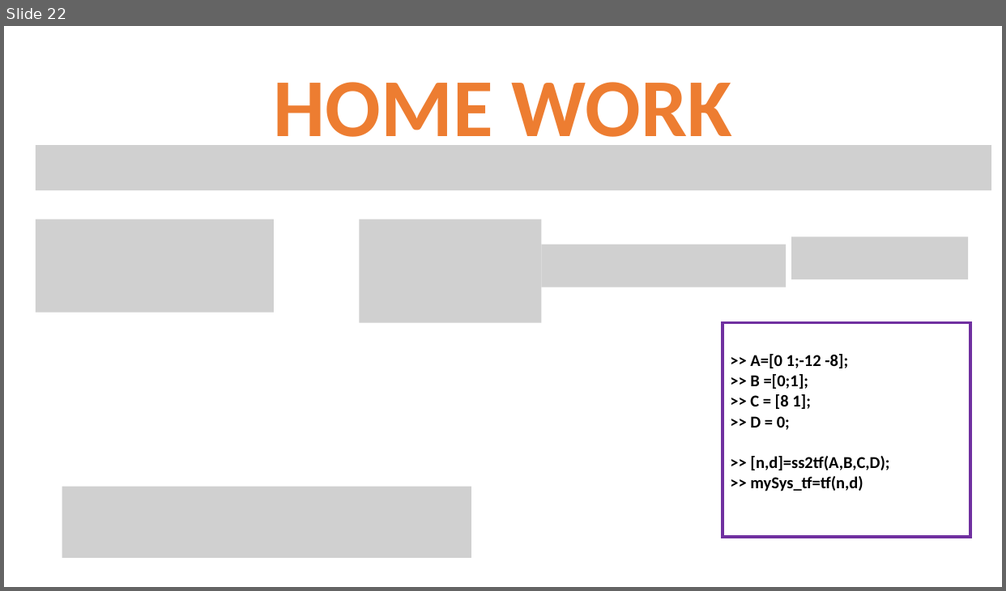
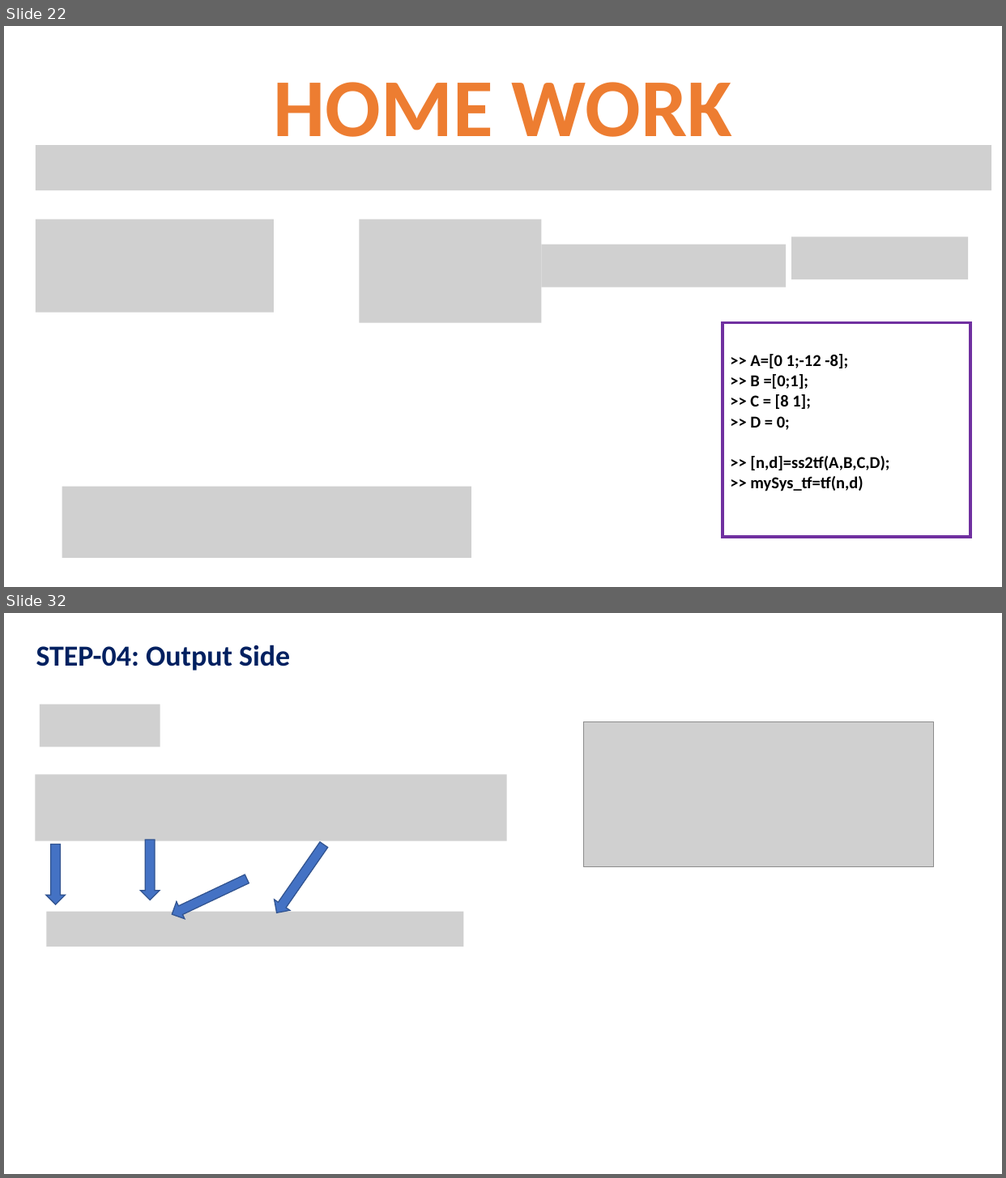
Before and after one commit to niazwazir/LINEAR_CONTROL_SYSTEM, a slide deck: STATE SPACE REPRESENTATION_PART_01.pptx. Shown one above the other, each under a label of ours: slide 22 before the commit, slides 22 and 32 after it; the slides between them are not shown. The pictures are 1006x591 and 1006x1178 pixels, drawn with LibreOffice and Linux fonts; fonts in the diff are those of the drawing; grey boxes stand for pictures. Boxes give left, top, right and bottom in pixels: in the first picture for what was removed or moved away, otherwise in the second. Text is boxed around its words. In the diff, an @@ line names an element or a change of style, - is before the commit and + after.

```diff
--- a/STATE SPACE REPRESENTATION_PART_01.pptx
+++ b/STATE SPACE REPRESENTATION_PART_01.pptx
@@ slide 32 added at (x1=4, y1=613, x2=1002, y2=1174), background #FFFFFF @@
@@ text added at (x1=36, y1=645, x2=290, y2=671), 28 pt, text #002060, bold @@
+STEP-04: Output Side
@@ picture added at (x1=40, y1=705, x2=160, y2=747) @@
@@ picture added at (x1=583, y1=722, x2=934, y2=867) @@
@@ picture added at (x1=36, y1=775, x2=507, y2=841) @@
@@ right arrow added at (x1=47, y1=845, x2=66, y2=905), fill #4472C4, outline #325491 1 pt @@
@@ right arrow added at (x1=141, y1=840, x2=160, y2=901), fill #4472C4, outline #325491 1 pt @@
@@ right arrow added at (x1=269, y1=839, x2=331, y2=918), fill #4472C4, outline #325491 1 pt @@
@@ right arrow added at (x1=168, y1=870, x2=251, y2=922), fill #4472C4, outline #325491 1 pt @@
@@ picture added at (x1=47, y1=912, x2=463, y2=947) @@
```
Also in this commit, not shown: 14 other slides added.
